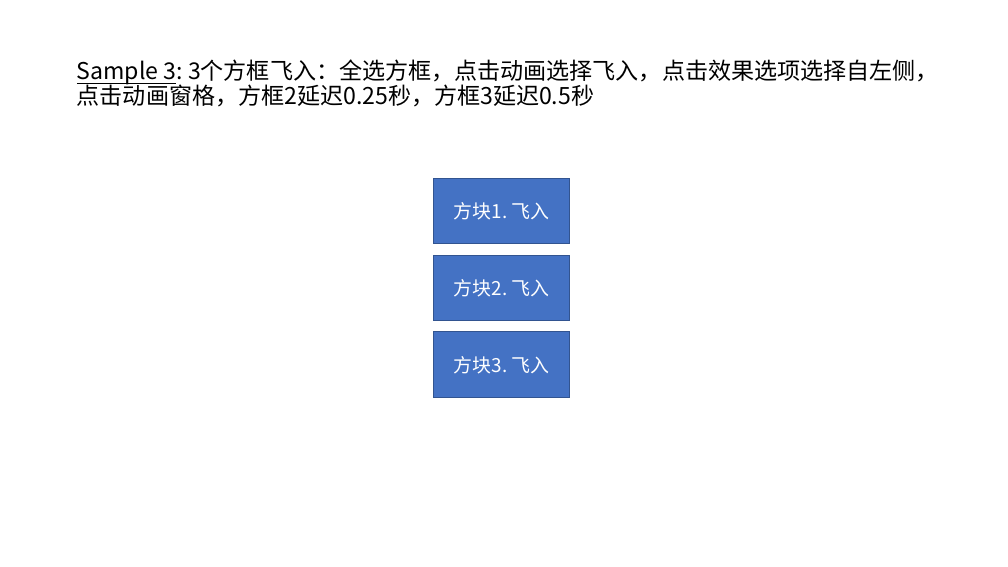
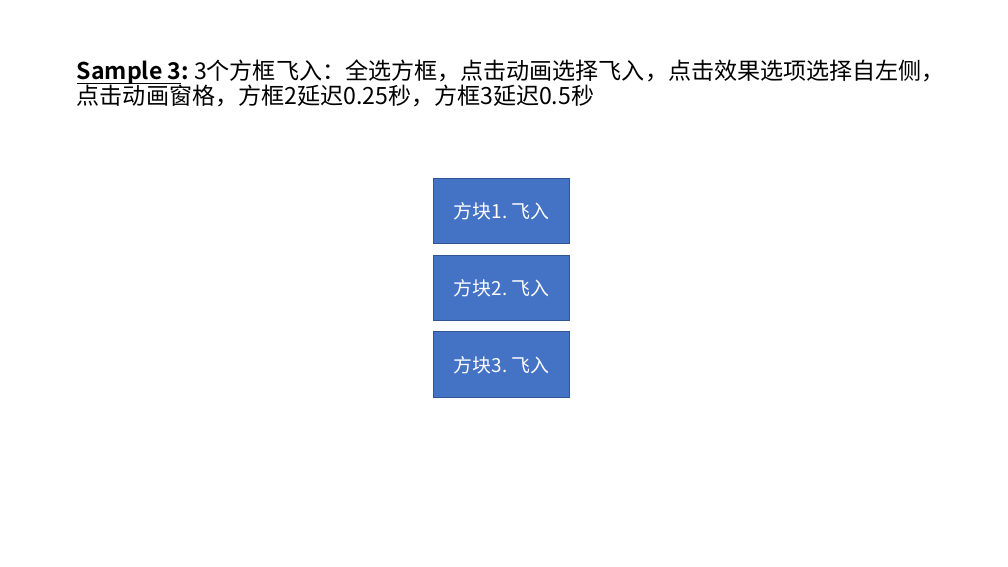
Before and after one commit to Canhui/PPT_Animation_Samples, a slide deck: slide 5 of PPT-Animation-Samples (Part 1).pptx. Drawn at 1008x567 pixels with LibreOffice and Linux fonts; fonts in the diff are those of the drawing. Boxes give left, top, right and bottom in pixels: in the first picture for what was removed or moved away, otherwise in the second. Text is boxed around its words. In the diff, an @@ line names an element or a change of style, - is before the commit and + after.

```diff
--- a/PPT-Animation-Samples (Part 1).pptx
+++ b/PPT-Animation-Samples (Part 1).pptx
@@ title "Sample 3: 3个方框飞入：全选方框，点击动画选择飞入，点击效果选项选择自左侧，点击动画窗格，方框2延迟0.25秒 ..." at box(77, 59, 945, 107): bold on in "Sample 3:" @@
```
Also in this commit, not shown: 4 other slides changed, 7 slides added, 1 other file.
